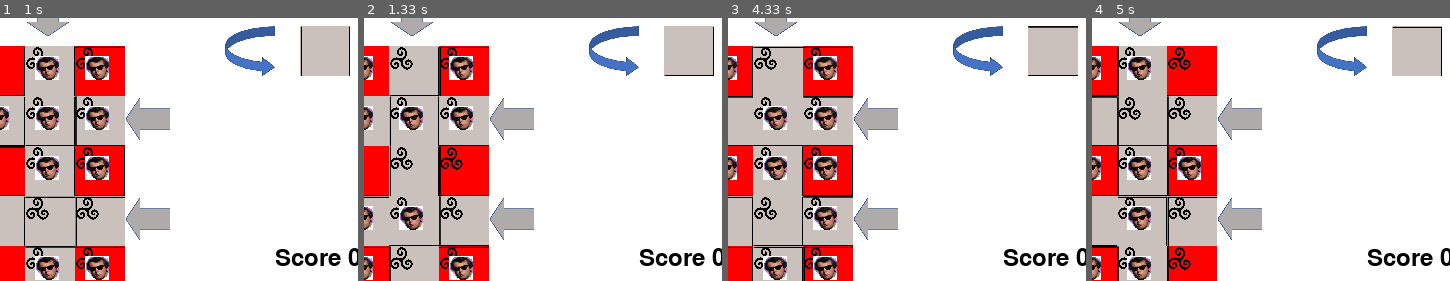
Above: before the commit, frames 1-4 (left to right).
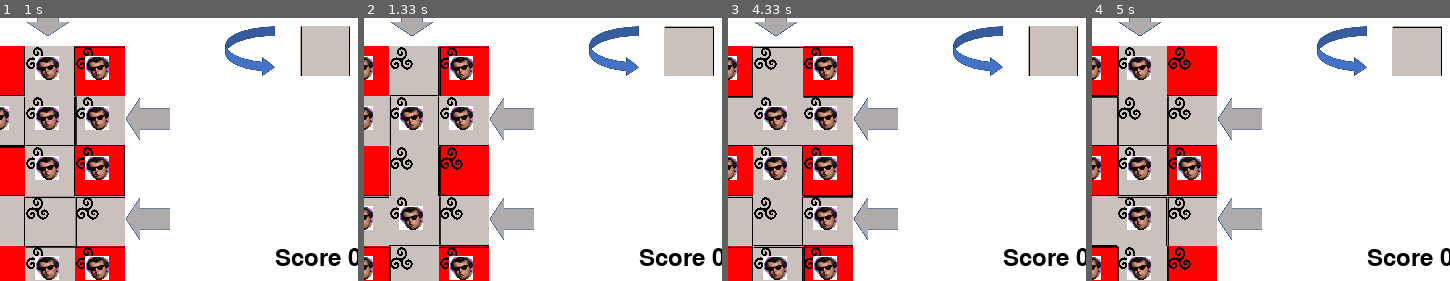
Above: after the commit, the same moments.

Repository: Anabadier/MineHantee
Game: pygame game, started from vizpygame.py
Same seed, same stepped clock (60 frames per second), same inputs: the game is played once before the commit and once after it.
Inputs (mouse positions are % of the whole screen's width and height, from its top left):
- Up to frame 1 (1 s): click (4, 25) at 0.38 s
- Up to frame 2 (1.33 s): click (60, 25) at 1.22 s
- Up to frame 3 (4.33 s): click (10, 46) at 2.05 s; click (60, 25) at 2.38 s; click (4, 44) at 3.22 s
- Up to frame 4 (5 s): no input
The pictures show only the part of the screen within x 40-90%, y 6-56%; the shares and areas given below are measured in that part.

Frame 1 is identical in both runs. In frame 2, 0.1% of the frame differs, in the area x 83-98%, y 3-23%; in frame 3, 0.3%; in frame 4, nothing differs.

Commit message:
correct bugs

Diff:
--- a/Calass_rep.py
+++ b/Calass_rep.py
@@ -39,39 +39,39 @@
 #Classe Carte
 ##################################################################################
 
-
-class carte(object):
-    def __init__(self,type_carte,dict_elements,\
-                 position_graph,position_detail,
-                 orientation,mobilite=True):
-        """type_carte : str
-        dict_elements : dict {fantome,pepite,joueur)
-        position_graph : ref noeud networkX
-        position_detail : (int,int)
-        orientation : int
-        connectivité : [[],[],[],[]]"""
-        self.type=type_carte
-        self.elements=dict_elements
-        self.position_G=position_graph
-        self.position_D=position_detail
-        self.orientation=orientation
-        self.mobilite=mobilite
-        self.connectivite=connectivite[type_carte]
-
-    def pivoter(self,sens):
-        if sens=='horaire' :
-            if self.orientation < len(self.connectivité):
-                self.orientation=self.connectivité[self.orientation+1]
-            else :
-                self.orientation=self.connectivité[0] #retour au premier
-
-        else: #anti-horaire
-            if self.orientation > 0:
-                self.orientation=self.connectivité[self.orientation-1]
-            else :
-                self.orientation=self.connectivité[-1] #retour au dernier
-
-
+#
+#class carte(object):
+#    def __init__(self,type_carte,dict_elements,\
+#                 position_graph,position_detail,
+#                 orientation,mobilite=True):
+#        """type_carte : str
+#        dict_elements : dict {fantome,pepite,joueur)
+#        position_graph : ref noeud networkX
+#        position_detail : (int,int)
+#        orientation : int
+#        connectivité : [[],[],[],[]]"""
+#        self.type=type_carte
+#        self.elements=dict_elements
+#        self.position_G=position_graph
+#        self.position_D=position_detail
+#        self.orientation=orientation
+#        self.mobilite=mobilite
+#        self.connectivite=connectivite[type_carte]
+#
+#    def pivoter(self,sens):
+#        if sens=='horaire' :
+#            if self.orientation < len(self.connectivité):
+#                self.orientation=self.connectivité[self.orientation+1]
+#            else :
+#                self.orientation=self.connectivité[0] #retour au premier
+#
+#        else: #anti-horaire
+#            if self.orientation > 0:
+#                self.orientation=self.connectivité[self.orientation-1]
+#            else :
+#                self.orientation=self.connectivité[-1] #retour au dernier
+#
+from carte import carte
 ##################################################################################
 #Classe Joueur
 ##################################################################################
--- a/Classe_plateau.py
+++ b/Classe_plateau.py
@@ -14,6 +14,7 @@
 import networkx as nx
 import matplotlib.pyplot as plt
 
+from carte import carte
 #class Carte(object):
 #
 #    def __init__(self,type_,elements,position_graph,position_detail,orientation) :
@@ -28,17 +29,17 @@
 #                             'carrefour' : [[0,1,1,1],[1,1,0,1],[1,0,1,1],[1,1,1,0]]}
 #
 #        self.connectivite = dico_connectivite[self.type]
-
-    def pivoter(self,n) :
-        '''
-        L'action de pivoter correspond à tourner la carte de 45° dans le sens des
-        aiguilles d'une montre.
-
-        n : nombre de pivot à appliquer
-        '''
-
-        orientation_new = (self.orientation + n)%4
-        self.orientation = orientation_new
+#
+#    def pivoter(self,n) :
+#        '''
+#        L'action de pivoter correspond à tourner la carte de 45° dans le sens des
+#        aiguilles d'une montre.
+#
+#        n : nombre de pivot à appliquer
+#        '''
+#
+#        orientation_new = (self.orientation + n)%4
+#        self.orientation = orientation_new
 
 ###############################################################################
 # Classe Plateau
--- a/Jeu-mine.py
+++ b/Jeu-mine.py
@@ -14,7 +14,7 @@
 import networkx as nx
 import pandas
 
-import Calass_rep
+from Calass_rep import *
 
 
 
--- a/carte.py
+++ b/carte.py
@@ -9,40 +9,42 @@
 
 class carte():
     def __init__(self,type_carte,dict_elements=None,\
-                 position_graph=None,position_detail=None,orientation=0):
+                 position_graph=None,position_detail=None,orientation=0,mobilite=True):
         """type_carte : str
         dict_elements : dict {fantome,pepite,joueur)
         position_graph : ref noeud networkX
         position_detail : (int,int)
         orientation : int
-        nom : str ('0010')"""
+        nom : str ('0010')
+        mobilite : bool """
         #[Nord,Sud,Est,Ouest]
-        self.dict_connectivité={'coin':['0110','1010','1001','0101'],
+        dict_connectivité={'coin':['0110','1010','1001','0101'],
               'couloir':['1100','0011'],
               'carrefour':['1110','1011','1101','0111']}
         self.type=type_carte
         self.elements=dict_elements
         self.position_G=position_graph
         self.position_D=position_detail
-        self.connectivité=self.dict_connectivité[type_carte]
+        self.connectivite=dict_connectivité[type_carte]
         self.orientation=orientation
-        self.nom=self.connectivité[orientation] #nom, ref de l'image et orientation de la carte
+        self.nom=self.connectivite[orientation] #nom, ref de l'image et orientation de la carte
+        self.mobilite=mobilite
 
 
 
     def pivoter(self,sens):
         if sens=='droit' :
-            if self.orientation < len(self.connectivité)-1:
+            if self.orientation < len(self.connectivite)-1:
                 self.orientation=self.orientation+1
-                self.nom=self.connectivité[self.orientation]
+                self.nom=self.connectivite[self.orientation]
             else :
                 self.orientation=0 #retour au premier
-                self.nom=self.connectivité[self.orientation]
+                self.nom=self.connectivite[self.orientation]
 
         else: #anti-horaire
             if self.orientation > 0:
                 self.orientation=self.orientation-1
-                self.nom=self.connectivité[self.orientation]
+                self.nom=self.connectivite[self.orientation]
             else :
-                self.orientation=len(self.connectivité)-1 #retour au dernier
-                self.nom=self.connectivité[self.orientation]
+                self.orientation=len(self.connectivite)-1 #retour au dernier
+                self.nom=self.connectivite[self.orientation]
--- a/vizpygame.py
+++ b/vizpygame.py
@@ -41,6 +41,8 @@
 RED = 255, 0, 0
 ORANGE = 255, 100, 0
 GREEN = 0, 255, 0
+
+carte_ej=carte(random.choice(['coin','couloir','carrefour']))
 # =============================================================================
 # Générer plateau
 # =============================================================================
@@ -197,7 +199,6 @@
     bouton_pivot_gauche=Button_img(fenetre,pivotgauche,(550,80),(50,50))
     pivotdroit=pygame.image.load(os.path.abspath(os.path.join('img_cartes','pivotdroit.png'))).convert_alpha()
     bouton_pivot_droit=Button_img(fenetre,pivotdroit,(700,80),(50,50))
-    carte_ej=carte(random.choice(['coin','couloir','carrefour']))
     carte_eject=genere_carte(carte_ej.nom,(50,50))
     fenetre.fill((202,193,188) , (625,80,50,50)) #remplit en blanc la position de l'ancienne carte
     fenetre.blit(carte_eject,(625,80))
@@ -238,6 +239,7 @@
 
 def deplacement(i):
     """Actualise la matrice des cartes"""
+    global carte_ej
     print("la flèche "+str(i)+" a été cliquée")
     Mat_plat=genere_mat()
     plateau=pygame.Surface((cote_fenetre,cote_fenetre))
@@ -246,7 +248,8 @@
     afficher(Mat_plat,plateau,fenetre)
     fenetre.blit(plateau,(100,100))
     fenetre.fill((202,193,188) , (625,80,50,50)) #remplit en blanc la position de l'ancienne carte
-    carte_eject=genere_carte(random.choice(list(dic_case_img.keys())),(50,50)) #aléatoire pour le moment
+    carte_ej=carte(random.choice(['coin','couloir','carrefour']))
+    carte_eject=genere_carte(carte_ej.nom,(50,50)) #aléatoire pour le moment
     fenetre.blit(carte_eject,(625,80))
 
 def chgmt_orientation(arg):
